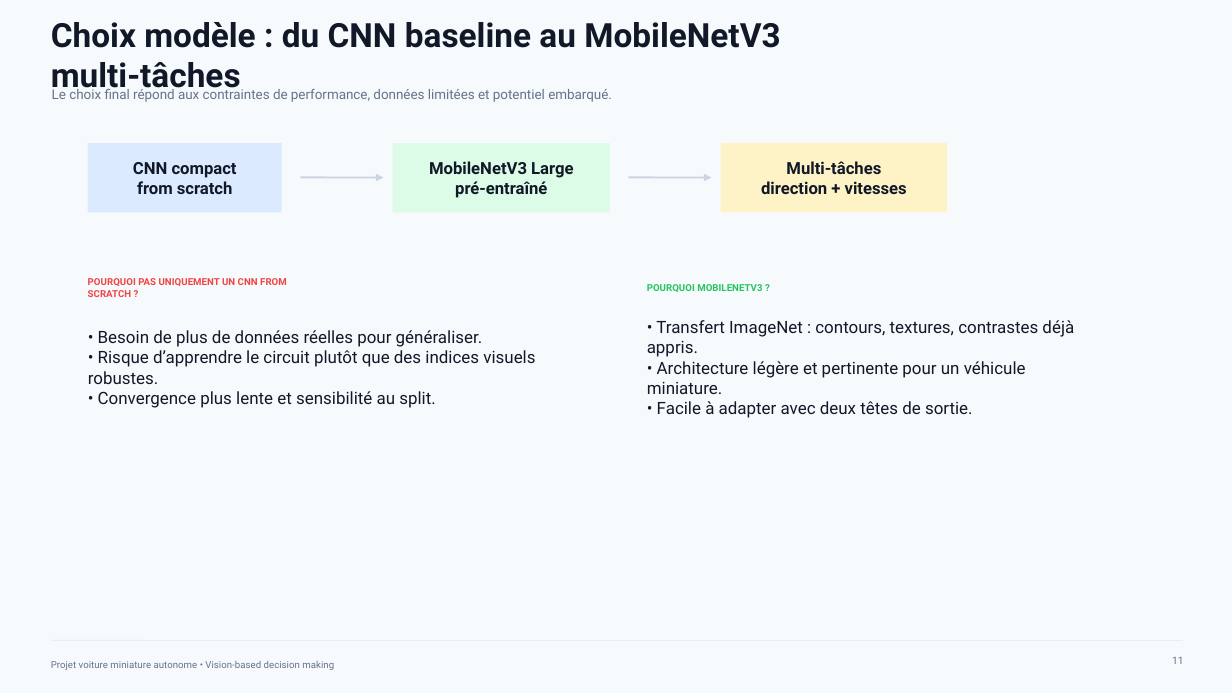
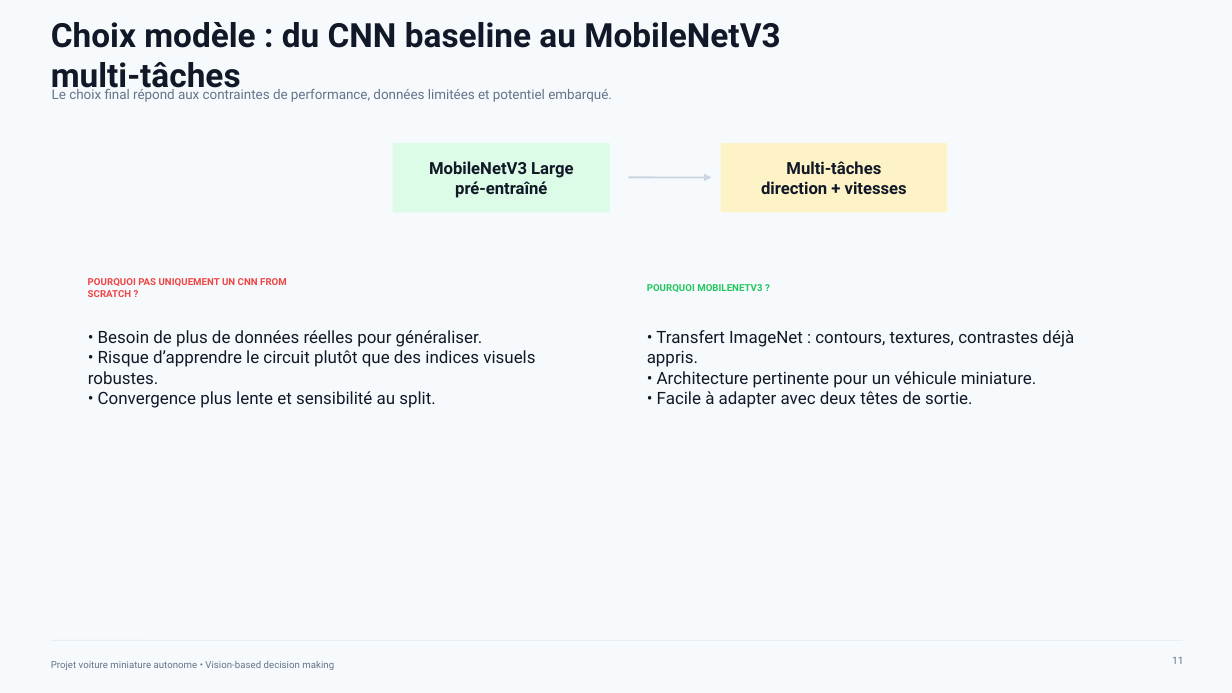
Before and after one commit to ENIB-PROJECTS/Autonomous-Driving-Car, a slide deck: slide 13 of Soutenance_Autonomous_Driving_Car.pptx (slide 17 before the commit). Drawn at 1232x693 pixels with LibreOffice and Linux fonts; fonts in the diff are those of the drawing. Boxes give left, top, right and bottom in pixels: in the first picture for what was removed or moved away, otherwise in the second. Text is boxed around its words. In the diff, an @@ line names an element or a change of style, - is before the commit and + after.

```diff
--- a/Soutenance_Autonomous_Driving_Car.pptx
+++ b/Soutenance_Autonomous_Driving_Car.pptx
@@ rectangle removed at (88,143,282,213) @@
-CNN compact
-from scratch
@@ arrow removed from (300, 177) to (384, 177) @@
@@ text at (657,371,1037,388): text changed @@
-• Architecture légère et pertinente pour un véhicule miniature.
+• Architecture pertinente pour un véhicule miniature.
```
Also in this commit, not shown: 3 other slides changed, 12 slides removed, 2 other files.
